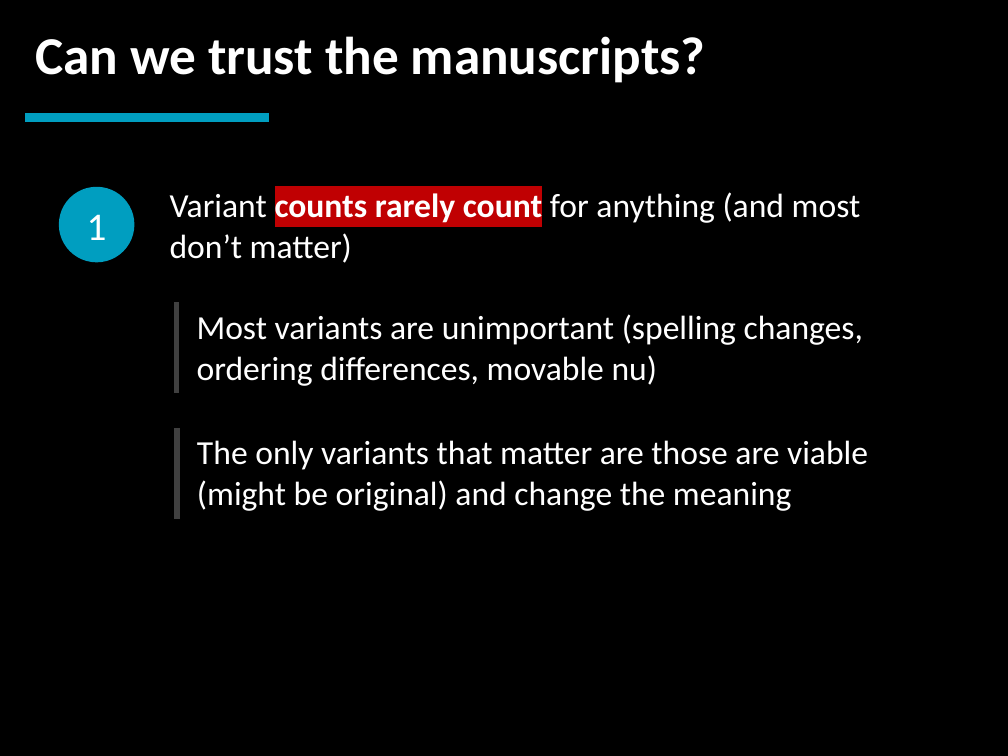
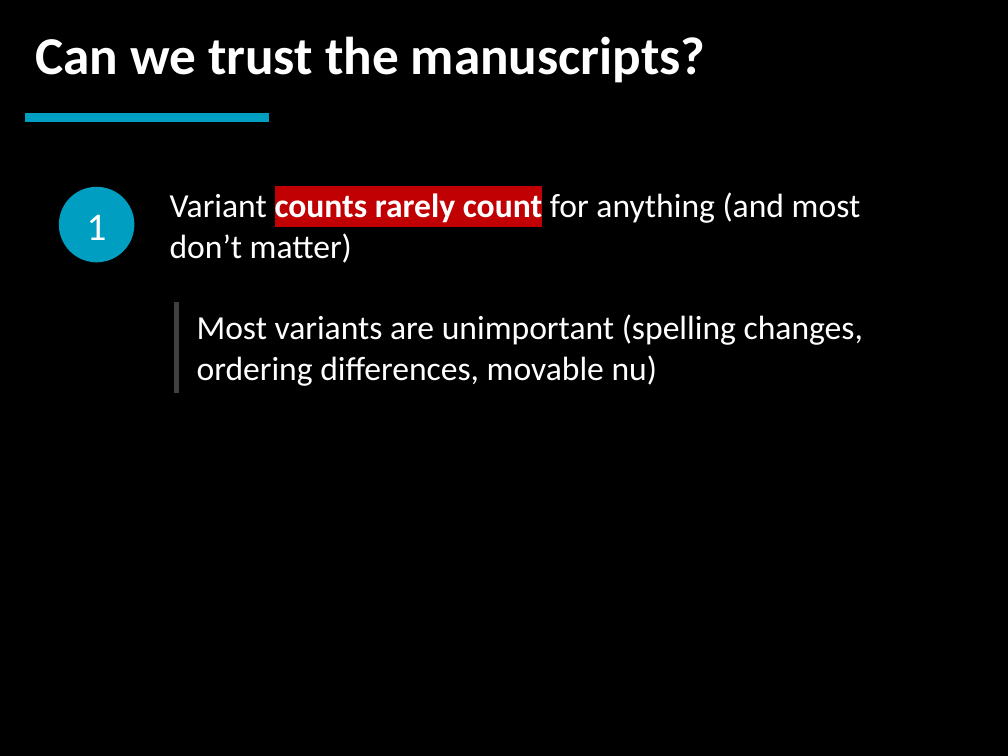
Before and after one commit to LukeMurphey/Ai1L, a slide deck: slide 7 of companion-website/public/files/22. Is the New Testament Corrupted.pptx. Drawn at 1008x756 pixels with LibreOffice and Linux fonts; fonts in the diff are those of the drawing. Boxes give left, top, right and bottom in pixels: in the first picture for what was removed or moved away, otherwise in the second. Text is boxed around its words. In the diff, an @@ line names an element or a change of style, - is before the commit and + after.

Commit message:
Adding data for variants

```diff
--- a/companion-website/public/files/22. Is the New Testament Corrupted.pptx
+++ b/companion-website/public/files/22. Is the New Testament Corrupted.pptx
@@ table removed at <box>176,428,966,519</box>, 1 rows, 1 columns @@
-The only variants that matter are those are viable (might be original) and change the meaning
```
Also in this commit, not shown: 6 other slides changed, 2 slides added, 1 slide removed.
